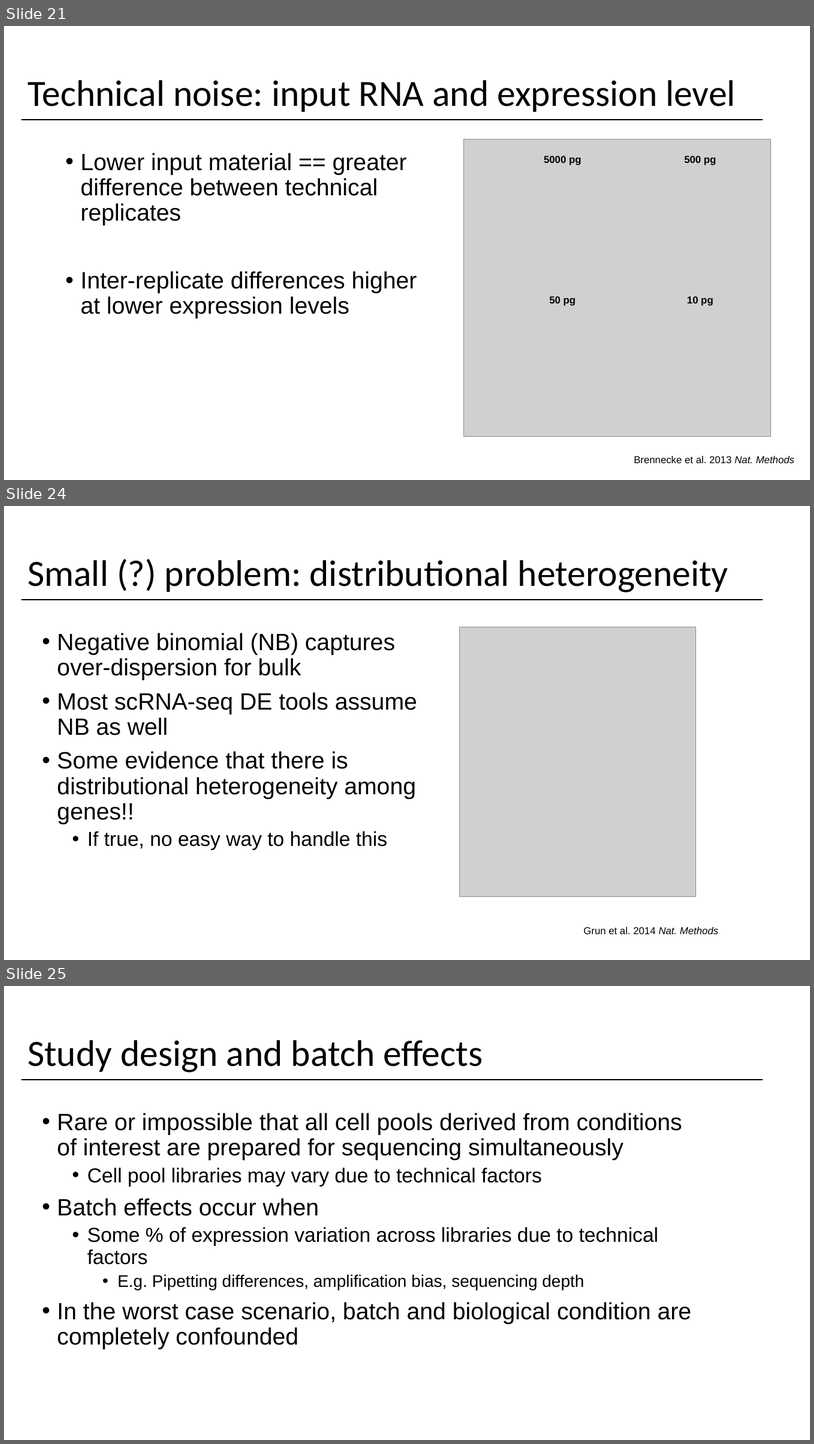
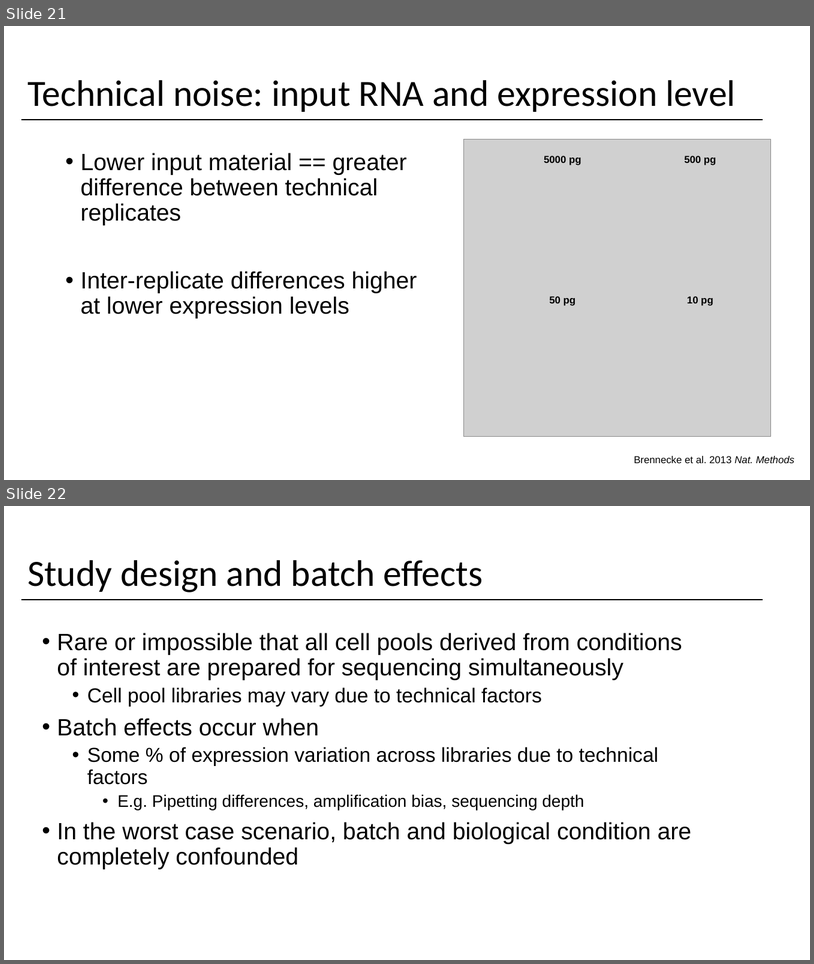
Before and after one commit to yasinkaymaz/singleCellRNAseq_workshop, a slide deck: IntroToscRNASeq_Background.pptx. Shown one above the other, each under a label of ours: slides 21, 24 and 25 before the commit, slides 21 and 22 after it; the slides between them are not shown. The pictures are 814x1444 and 814x964 pixels, drawn with LibreOffice and Linux fonts; fonts in the diff are those of the drawing; grey boxes stand for pictures. Boxes give left, top, right and bottom in pixels: in the first picture for what was removed or moved away, otherwise in the second. Text is boxed around its words. In the diff, an @@ line names an element or a change of style, - is before the commit and + after.

```diff
--- a/IntroToscRNASeq_Background.pptx
+++ b/IntroToscRNASeq_Background.pptx
@@ slide 24 removed at [4, 506, 810, 960], background #FFFFFF @@
@@ title removed at [27, 560, 729, 592] @@
-Small (?) problem: distributional heterogeneity
@@ line removed from (21, 600) to (763, 600) @@
@@ picture removed at [459, 627, 696, 897] @@
@@ text removed at [57, 633, 417, 850] @@
-• Negative binomial (NB) captures over-dispersion for bulk
-• Most scRNA-seq DE tools assume NB as well
-• Some evidence that there is distributional heterogeneity among genes!!
-  • If true, no easy way to handle this
@@ text removed at [584, 927, 719, 934] @@
-Grun et al. 2014 Nat. Methods
@@ what was slide 25 is now slide 22 @@
```
Also in this commit, not shown: 1 slide changed, 1 slide added, 5 other slides removed.
